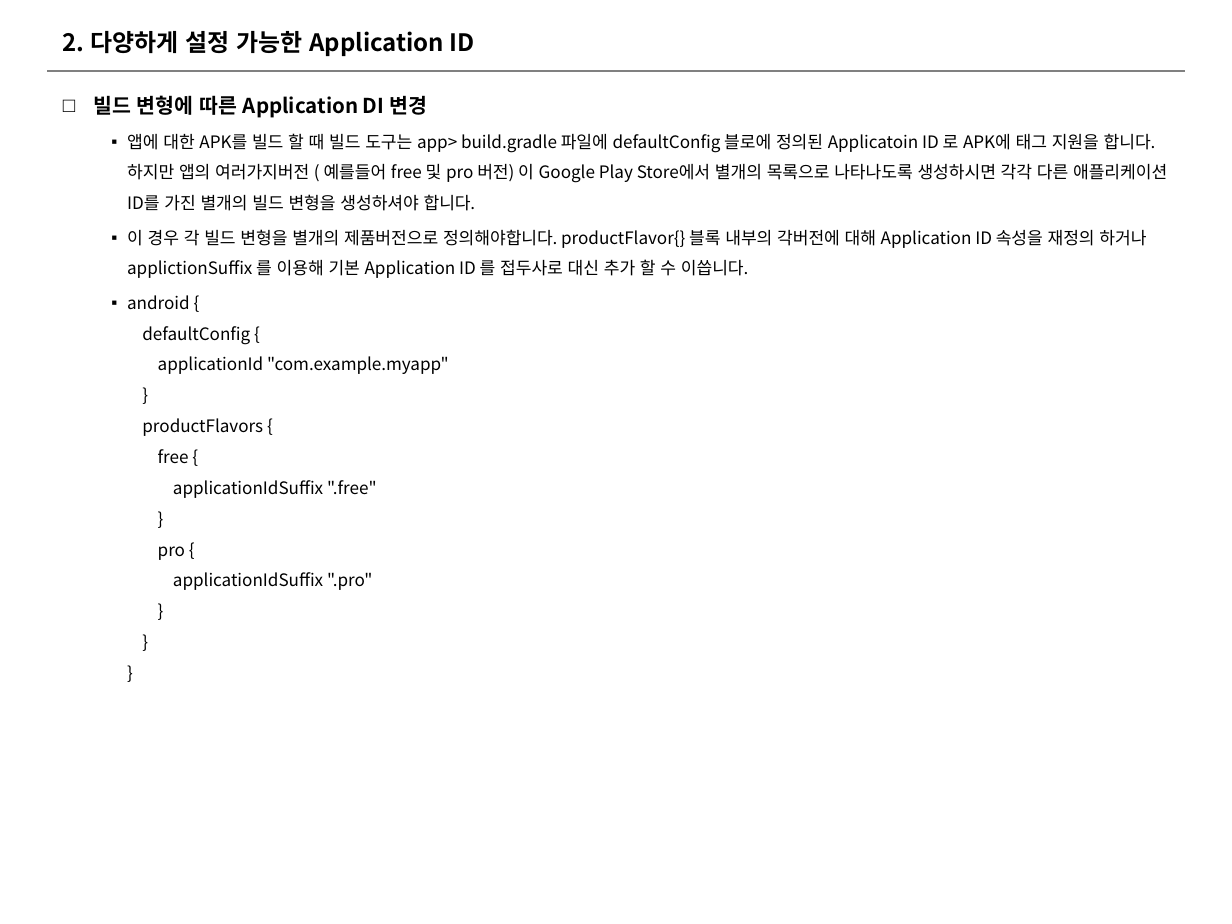
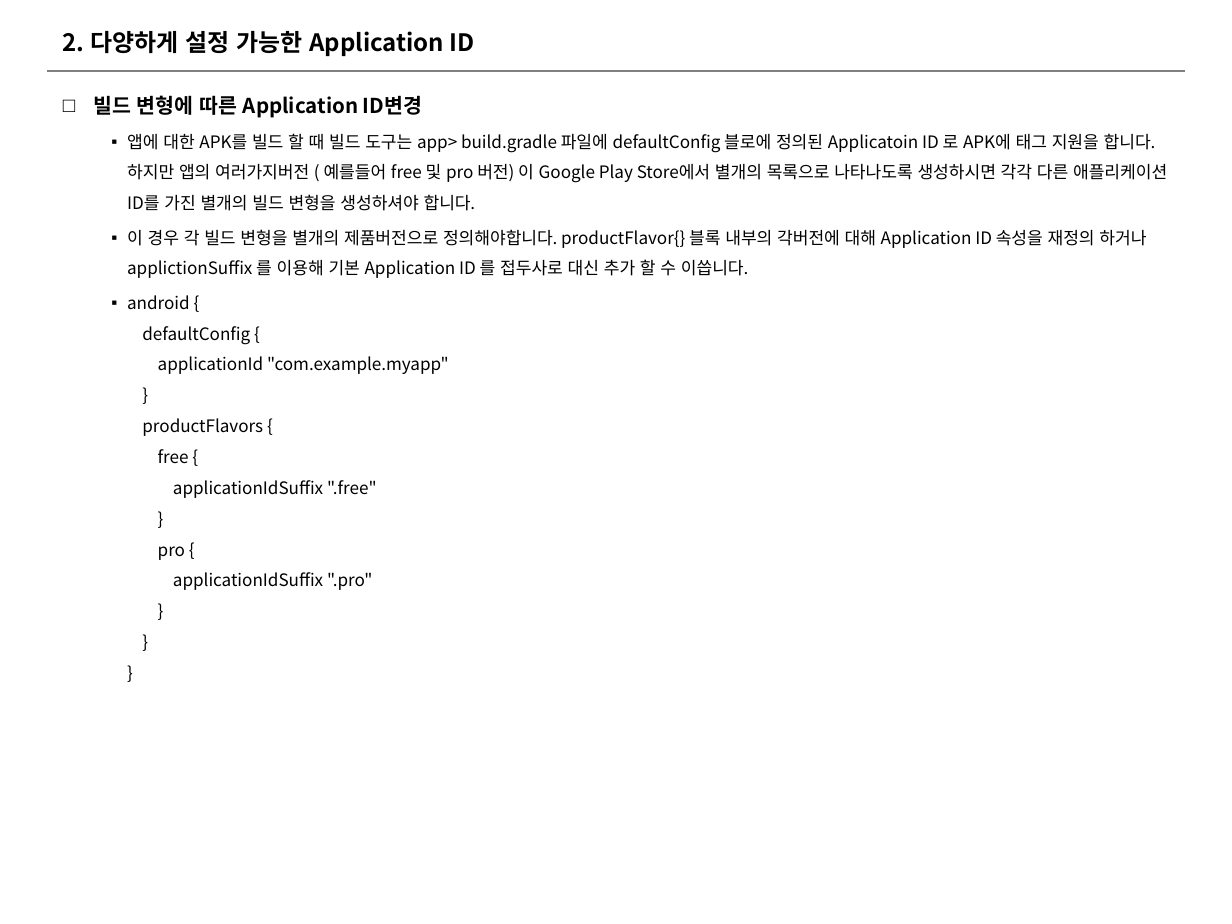
Before and after one commit to akakim/akakim.github.io, a slide deck: slide 5 of assets/ppt/AboutApplicationID.pptx. Drawn at 1232x924 pixels with LibreOffice and Linux fonts; fonts in the diff are those of the drawing. Boxes give left, top, right and bottom in pixels: in the first picture for what was removed or moved away, otherwise in the second. Text is boxed around its words. In the diff, an @@ line names an element or a change of style, - is before the commit and + after.

```diff
--- a/assets/ppt/AboutApplicationID.pptx
+++ b/assets/ppt/AboutApplicationID.pptx
@@ text at <box>93,95,422,118</box>: text changed @@
-□ 빌드 변형에 따른 Application DI 변경
+□ 빌드 변형에 따른 Application ID변경
```
Also in this commit, not shown: 1 other slide changed, 3 other files.
